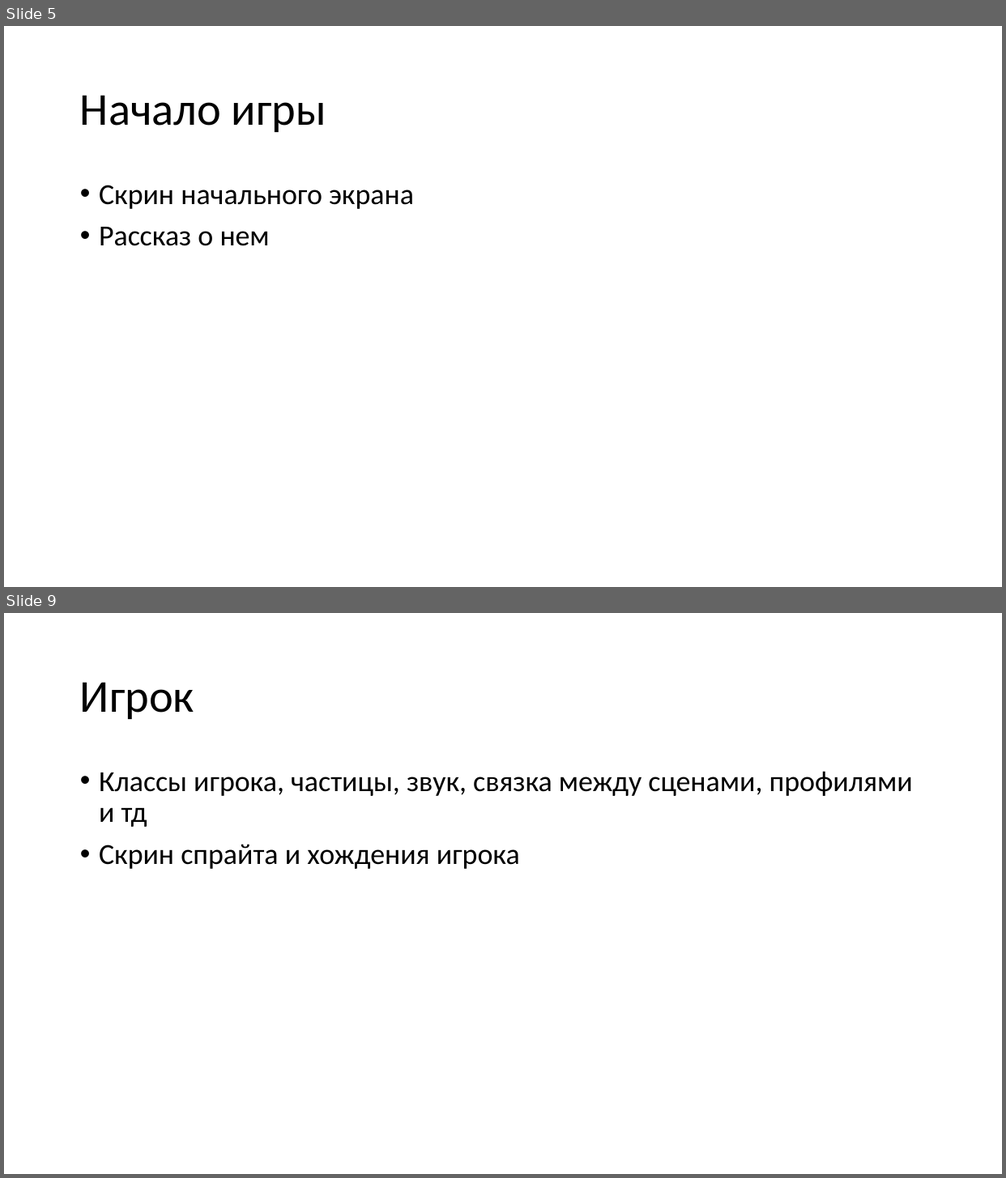
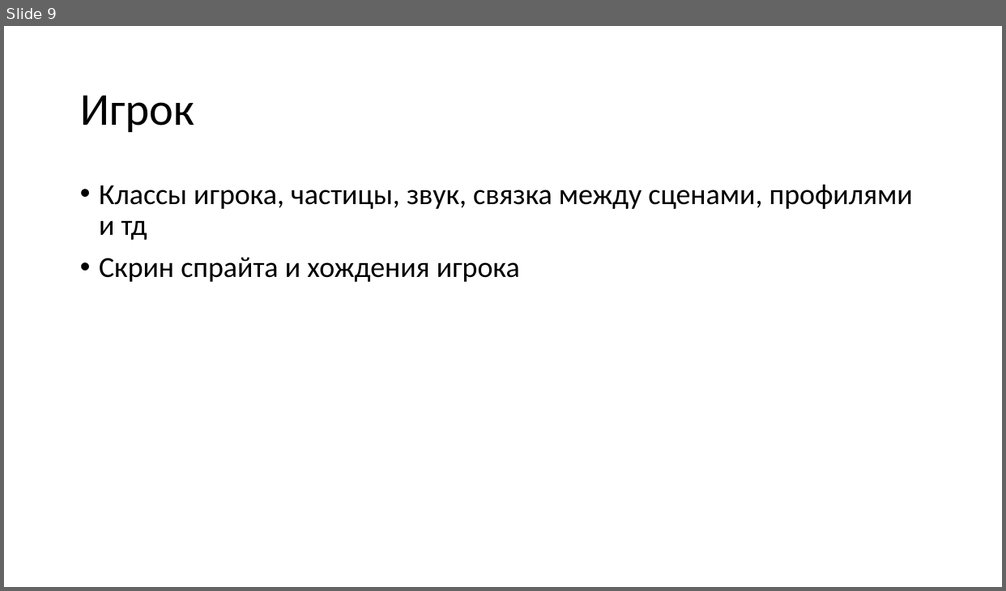
Before and after one commit to txtXD949/parafect, a slide deck: docs/Parafect.pptx. Shown one above the other, each under a label of ours: slides 5 and 9 before the commit, slide 9 after it; the slides between them are not shown. The pictures are 1006x1178 and 1006x591 pixels, drawn with LibreOffice and Linux fonts; fonts in the diff are those of the drawing. Boxes give left, top, right and bottom in pixels: in the first picture for what was removed or moved away, otherwise in the second. Text is boxed around its words. In the diff, an @@ line names an element or a change of style, - is before the commit and + after.

```diff
--- a/docs/Parafect.pptx
+++ b/docs/Parafect.pptx
@@ slide 5 removed at <box>4,26,1002,587</box>, background #FFFFFF @@
@@ title removed at <box>80,95,326,132</box> @@
-Начало игры
@@ text removed at <box>99,185,414,246</box> @@
-• Скрин начального экрана
-• Рассказ о нем
```
Also in this commit, not shown: 4 slides changed, 7 slides added, 6 other slides removed, 4 other files.
